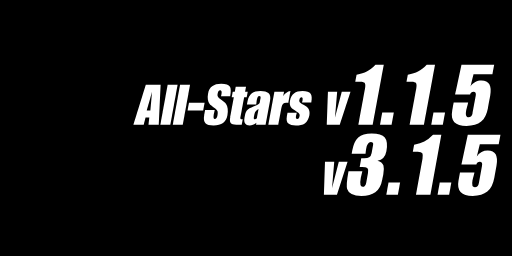
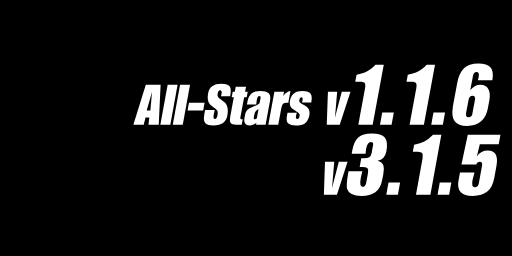
The second 512 × 256 image is a revision of the first. Changes to its layers:
renamed "All-Stars v1.1.5" to "All-Stars v1.1.6", painted on it over [451, 63, 495, 126]